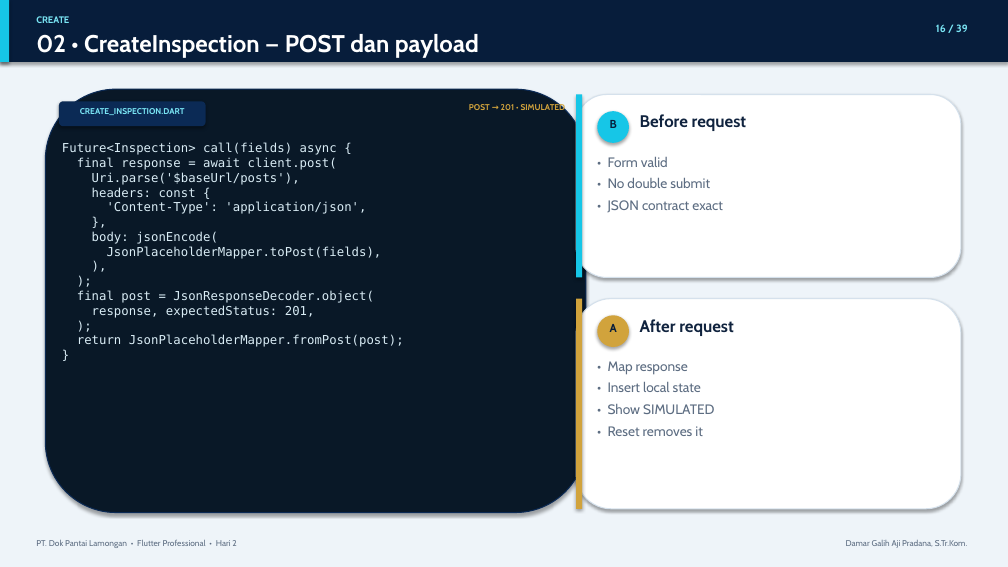
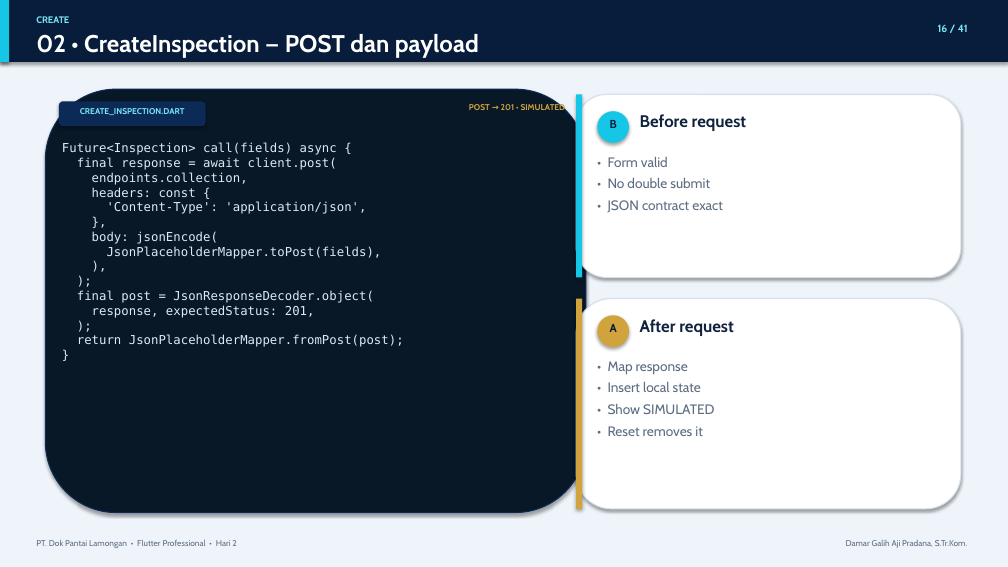
Before and after one commit to D4marp/Inspection-Flutter-DPL, a slide deck: slide 16 of Hari_2_Flutter_Professional.pptx. Drawn at 1008x567 pixels with LibreOffice and Linux fonts; fonts in the diff are those of the drawing. Boxes give left, top, right and bottom in pixels: in the first picture for what was removed or moved away, otherwise in the second. Text is boxed around its words. In the diff, an @@ line names an element or a change of style, - is before the commit and + after.

```diff
--- a/Hari_2_Flutter_Professional.pptx
+++ b/Hari_2_Flutter_Professional.pptx
@@ text at bbox=[938, 24, 968, 32]: text changed @@
-16 / 39
+16 / 41
@@ text at bbox=[62, 142, 404, 347]: text changed @@
-Future<Inspection> call(fields) async {
-final response = await client.post(
-Uri.parse('$baseUrl/posts'),
-headers: const {
-'Content-Type': 'application/json',
-},
-body: jsonEncode(
-JsonPlaceholderMapper.toPost(fields),
-),
-);
-final post = JsonResponseDecoder.object(
-response, expectedStatus: 201,
-);
-return JsonPlaceholderMapper.fromPost(post);
-}
+Future<Inspection> call(fields) async {
+final response = await client.post(
+endpoints.collection,
+headers: const {
+'Content-Type': 'application/json',
+},
+body: jsonEncode(
+JsonPlaceholderMapper.toPost(fields),
+),
+);
+final post = JsonResponseDecoder.object(
+response, expectedStatus: 201,
+);
+return JsonPlaceholderMapper.fromPost(post);
+}
```
Also in this commit, not shown: 38 other slides changed, 2 slides added, 20 other files.
